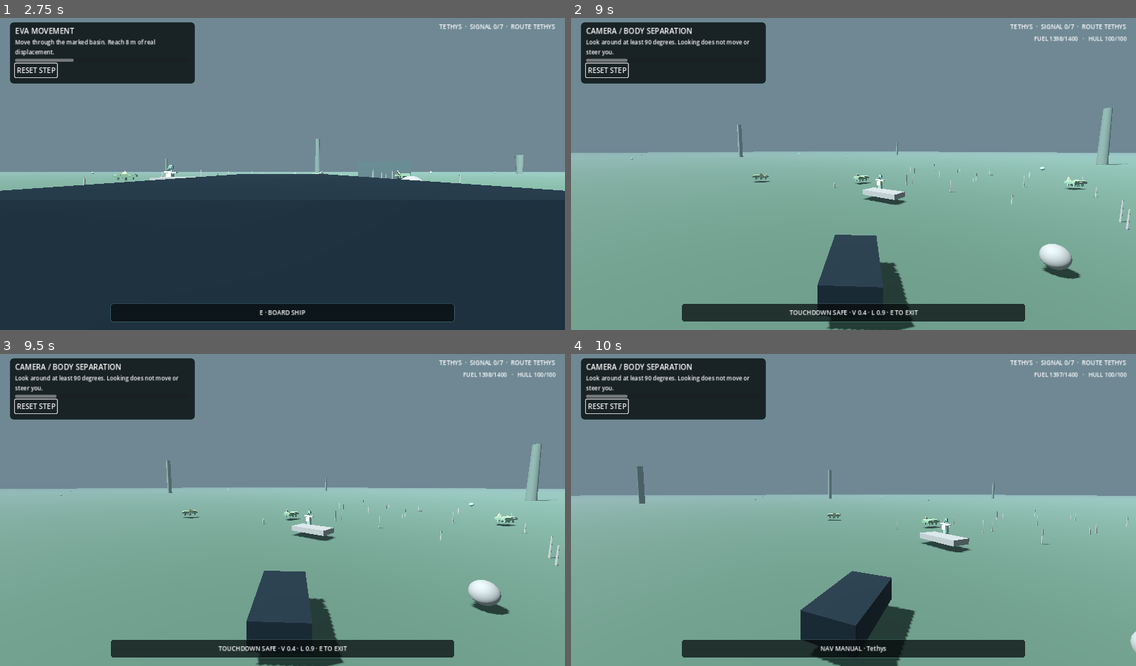
Above: before the commit, frames 1-4 (two rows, left to right).
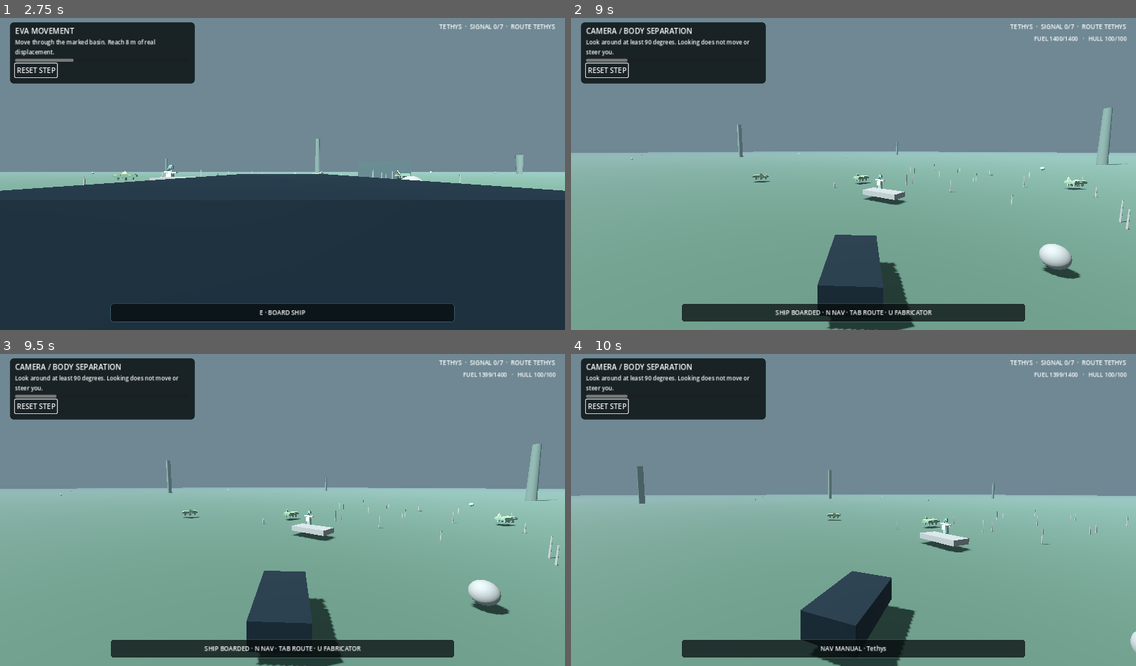
Above: after the commit, the same moments.

Repository: Islandyout/pale-signal
Game: Godot game, scene res://scenes/main.tscn
Two runs of this game, one before a commit and one after it. Both use one fixed random seed, a clock stepped at 60 frames per second and the inputs below.
Inputs (mouse positions are in pixels of both pictures, inside the frame that each line leads up to):
- Up to frame 1 (2.75 s): click "SKIP CUTSCENE" at 0.5 s; click "RESET STEP" at 1.25 s; move the mouse to (254, 233) at 2.02 s; hold W (move_forward) from 2.03 s (still down); hold F (scan) from 2.03 s (still down); click (254, 233) at 2.17 s
- Up to frame 2 (9 s): move the mouse to (893, 174) at 2.77 s; release F (scan) at 2.78 s; tap E (interact) at 2.85, 5.85, 8.85 s; tap F (scan) at 3.05, 4.35, 6.05, 7.35 s; move the mouse to (808, 167) at 3.52 s; hold F (scan) 3.53-4.28 s; tap N (nav_toggle) at 3.6, 6.6 s; move the mouse to (859, 170) at 4.27 s; release W (move_forward) at 4.28 s; hold A (move_left) 4.28-5.03 s; click (859, 170) at 4.42 s; move the mouse to (830, 164) at 5.02 s; hold F (scan) 5.03-5.78 s; hold W (move_forward) 5.03-7.28 s; move the mouse to (881, 170) at 5.77 s; move the mouse to (825, 174) at 6.52 s; hold F (scan) 6.53-7.28 s; click (825, 174) at 6.67 s; move the mouse to (864, 164) at 7.27 s; hold D (move_right) 7.28-8.03 s; move the mouse to (847, 177) at 8.02 s; hold F (scan) 8.03-8.78 s; hold W (move_forward) from 8.03 s (still down); move the mouse to (893, 174) at 8.77 s; click (893, 174) at 8.92 s
- Up to frame 3 (9.5 s): keep holding W (move_forward); tap F (scan) at 9.05 s
- Up to frame 4 (10 s): keep holding W (move_forward); move the mouse to (808, 503) at 9.52 s; hold F (scan) from 9.53 s (still down); tap N (nav_toggle) at 9.6 s

Frame 1 is identical in both runs. In frame 2, 0.3% of the frame differs, in the area x 29-99%, y 5-96%; in frame 3, 0.3%; in frame 4, less than 0.1%.

Commit message:
Prevent stuck mobile inputs across control modes

Diff:
--- a/reboot/scripts/mobile_controls.gd
+++ b/reboot/scripts/mobile_controls.gd
@@ -29,15 +29,23 @@
 		_cutscene_skip_button.visible = DisplayServer.is_touchscreen_available() and not visible
 
 func _exit_tree() -> void:
+	_release_virtual_actions()
 	if is_instance_valid(_cutscene_skip_button):
 		_cutscene_skip_button.queue_free()
 
 func set_mode(value: String) -> void:
-	_release_left_actions()
+	# A held touch button can be hidden by a ship/EVA mode transition before
+	# Godot emits button_up. Release every virtual hold action here so throttle,
+	# brake, roll, scan or movement can never leak into the next control mode.
+	_release_virtual_actions()
+	left_touch = -1
+	left_origin = Vector2.ZERO
+	left_position = Vector2.ZERO
 	mode = value
 	for item in _buttons:
 		var button: Button = item.button
 		button.visible = _button_visible(item.id)
+	queue_redraw()
 
 func _unhandled_input(event: InputEvent) -> void:
 	if not visible: return
@@ -92,6 +100,11 @@
 
 func _release_left_actions() -> void:
 	for action in ["move_left","move_right","move_forward","move_backward","yaw_left","yaw_right","pitch_up","pitch_down"]:
+		Input.action_release(action)
+
+func _release_virtual_actions() -> void:
+	_release_left_actions()
+	for action in ["scan","throttle_up","throttle_down","brake","roll_left","roll_right"]:
 		Input.action_release(action)
 
 func _build_buttons() -> void:
